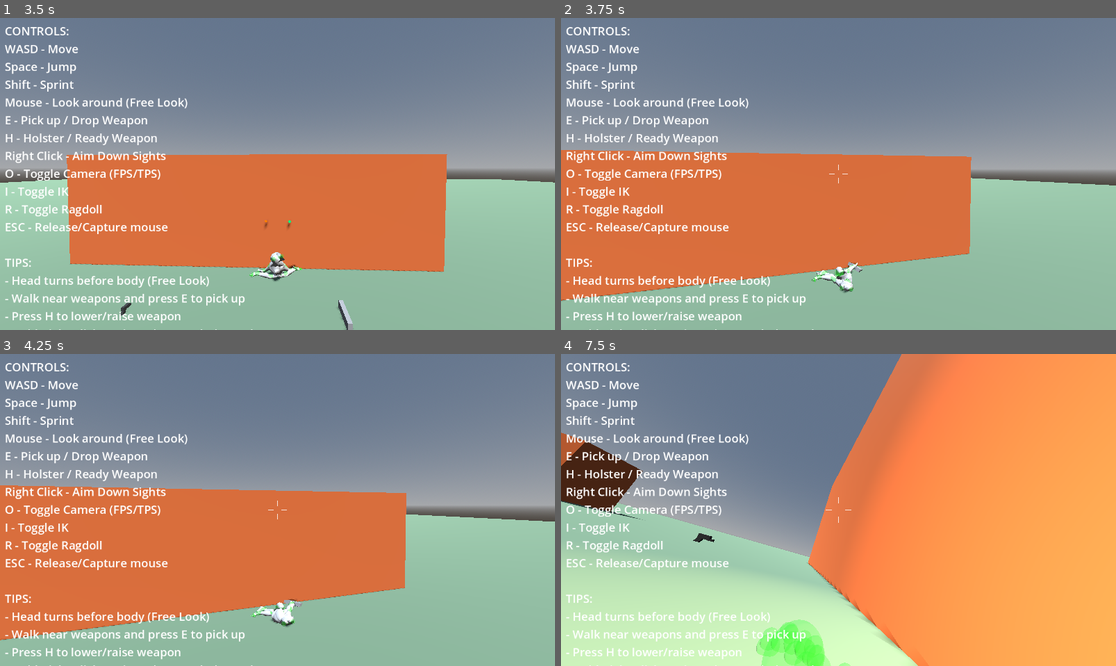
Above: before the commit, frames 1-4 (two rows, left to right).
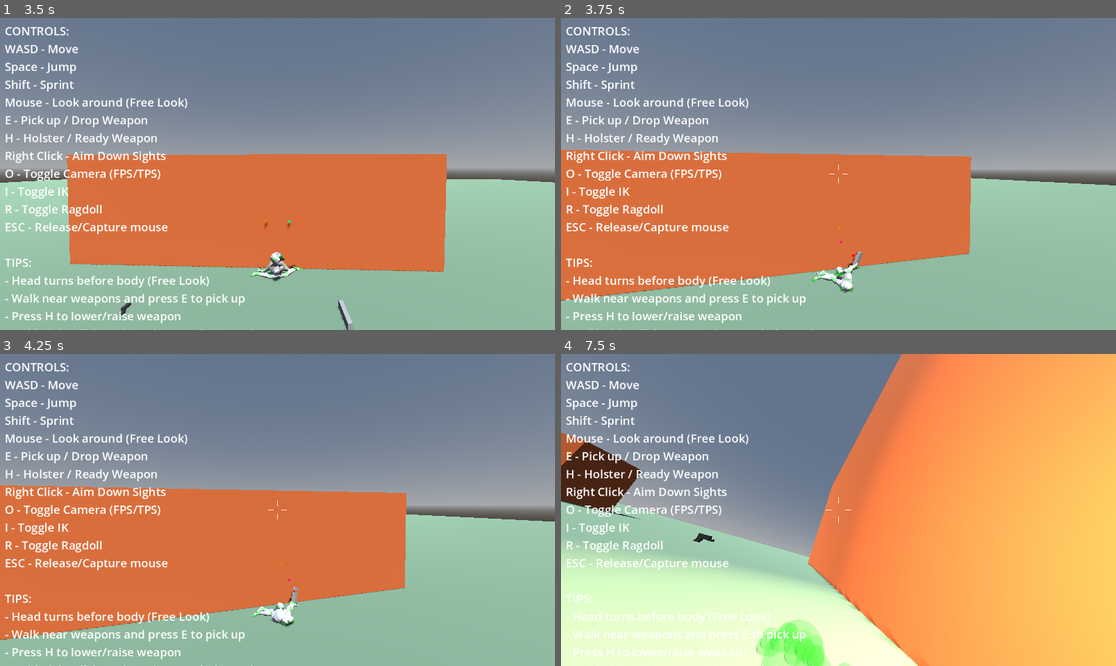
Above: after the commit, the same moments.

Repository: lmf-git/fpsikanimragdoll
Game: Godot game, scene res://world.tscn
Same seed, same stepped clock (60 frames per second), same inputs: the game is played once before the commit and once after it.
Inputs (mouse positions are in pixels of both pictures, inside the frame that each line leads up to):
- Up to frame 1 (3.5 s): tap Enter at 0.5 s; move the mouse to (305, 174) at 0.52 s; hold Shift (sprint) 0.53-1.28 s; hold W (move_forward) from 0.53 s (still down); click (305, 174) at 0.67 s; tap Space (jump) at 0.77, 1.52, 3.02 s; move the mouse to (249, 174) at 1.27 s; tap O (toggle_camera) at 1.35 s; move the mouse to (288, 167) at 2.02 s; hold I (toggle_ik) 2.03-2.78 s; move the mouse to (271, 180) at 2.77 s; tap R (toggle_ragdoll) at 2.85 s; click (271, 180) at 2.92 s
- Up to frame 2 (3.75 s): keep holding W (move_forward); move the mouse to (877, 177) at 3.52 s; tap E at 3.6 s
- Up to frame 3 (4.25 s): keep holding W (move_forward); tap Space (jump) at 3.77 s
- Up to frame 4 (7.5 s): move the mouse to (794, 506) at 4.27 s; tap Ctrl at 4.35 s; tap Space (jump) at 4.52, 6.02, 6.77 s; move the mouse to (844, 510) at 5.02 s; tap H at 5.1 s; click (844, 510) at 5.17 s; move the mouse to (816, 503) at 5.77 s; release W (move_forward) at 5.78 s; hold D (move_right) 5.78-6.53 s; tap Shift (sprint) at 5.85 s; move the mouse to (866, 510) at 6.52 s; hold O (toggle_camera) 6.53-7.28 s; hold W (move_forward) from 6.53 s (still down); move the mouse to (810, 510) at 7.27 s; tap I (toggle_ik) at 7.35 s; click (810, 510) at 7.42 s

Frame 1 is identical in both runs. In frame 2, less than 0.1% of the frame differs, in the area x 49-55%, y 66-82%; in frame 3, less than 0.1%; in frame 4, 22%, in the area x 0-100%, y 9-100%.

Commit message:
Add pistol two-handed grip when ADS and fix weapon rotation
- Enable left arm IK when aiming down sights with pistols
  * Two-handed grip when weapon_state == AIMING
  * Single-handed grip when weapon_state == READY
  * Left arm IK: rifles always, pistols only when aiming

- Add left hand position for pistol support grip when ADS
  * Position left hand below and forward of right hand
  * Support grip wraps under trigger guard
  * Smooth transitions using ik_transition_speed

- Fix weapon pointing to the right instead of forward
  * Remove -90 degree Y rotation in _update_weapon_to_hand()
  * Weapon now uses identity basis (points along hand bone forward axis)
  * Fixes both pistol and rifle pointing in wrong direction

Diff:
--- a/character_controller.gd
+++ b/character_controller.gd
@@ -2187,33 +2187,47 @@
 		# Hand rotation removed - weapon orientation controlled by _update_weapon_to_hand()
 		# IK only controls hand position, not rotation
 
-	# Update left hand IK target ONLY for two-handed weapons (rifles)
-	# Pistols don't use left hand IK - left arm IK is completely disabled for pistols
+	# Update left hand IK target for two-handed weapons (rifles) and pistols when aiming
 	var left_hand_target = ik_targets_node.get_node_or_null("LeftHandTarget")
-	if left_hand_target and equipped_weapon.is_two_handed:
-		# Two-handed weapon (rifle/assault rifle): Position left hand for foregrip
-		# Left hand should be higher and further forward than right hand
-		if equipped_weapon.secondary_grip:
-			# If weapon has a secondary grip node, use it as base
-			var target_pos = equipped_weapon.secondary_grip.global_position
-			left_hand_target.global_position = left_hand_target.global_position.lerp(target_pos, ik_transition_speed * delta)
-		else:
-			# No secondary grip - calculate position relative to right hand
-			# Position left hand forward and slightly up from right hand
-			# Use full camera basis so left hand follows aim direction
+	if left_hand_target:
+		if equipped_weapon.is_two_handed:
+			# Two-handed weapon (rifle/assault rifle): Position left hand for foregrip
+			# Left hand should be higher and further forward than right hand
+			if equipped_weapon.secondary_grip:
+				# If weapon has a secondary grip node, use it as base
+				var target_pos = equipped_weapon.secondary_grip.global_position
+				left_hand_target.global_position = left_hand_target.global_position.lerp(target_pos, ik_transition_speed * delta)
+			else:
+				# No secondary grip - calculate position relative to right hand
+				# Position left hand forward and slightly up from right hand
+				# Use full camera basis so left hand follows aim direction
+				var camera_basis = active_camera.global_transform.basis
+
+				# Start from right hand target position
+				var right_hand_pos: Vector3 = right_hand_target.global_position if right_hand_target else global_position
+
+				# Offset for assault rifle foregrip:
+				# - Forward (along weapon barrel): 0.35m in front of right hand
+				# - Up: 0.05m higher than right hand
+				# - No left/right offset (centerline)
+				var foregrip_offset = Vector3(0.0, 0.05, -0.35)  # Higher and forward
+
+				# Apply camera-relative offset so left hand follows aim
+				var left_hand_pos = right_hand_pos + camera_basis * foregrip_offset
+				left_hand_target.global_position = left_hand_target.global_position.lerp(left_hand_pos, ik_transition_speed * delta)
+		elif weapon_state == WeaponState.AIMING:
+			# Pistol when aiming: Two-handed support grip
+			# Left hand supports from below right hand
 			var camera_basis = active_camera.global_transform.basis
-
-			# Start from right hand target position
 			var right_hand_pos: Vector3 = right_hand_target.global_position if right_hand_target else global_position
 
-			# Offset for assault rifle foregrip:
-			# - Forward (along weapon barrel): 0.35m in front of right hand
-			# - Up: 0.05m higher than right hand
-			# - No left/right offset (centerline)
-			var foregrip_offset = Vector3(0.0, 0.05, -0.35)  # Higher and forward
-
-			# Apply camera-relative offset so left hand follows aim
-			var left_hand_pos = right_hand_pos + camera_basis * foregrip_offset
+			# Offset for pistol support grip:
+			# - Down: 0.08m below right hand
+			# - Forward: 0.05m forward to wrap under trigger guard
+			# - Right: 0.03m to the right (crosses under) to create elbow bend
+			var support_grip_offset = Vector3(0.03, -0.08, -0.05)  # Right, down, forward
+
+			var left_hand_pos = right_hand_pos + camera_basis * support_grip_offset
 			left_hand_target.global_position = left_hand_target.global_position.lerp(left_hand_pos, ik_transition_speed * delta)
 
 		# Hand rotation removed - weapon orientation controlled by _update_weapon_to_hand()
@@ -2314,11 +2328,9 @@
 	# The weapon is parented to hand bone via BoneAttachment3D
 	# We need to rotate it so it points forward when hand is in pistol grip pose
 
-	# Rotate weapon so barrel points forward when hand is in grip orientation
-	# Hand is rotated for pistol grip, so weapon needs counter-rotation
-	# Rotate -90° around local Y axis to make weapon point forward
-	var weapon_rotation = Basis()
-	weapon_rotation = weapon_rotation.rotated(Vector3.UP, deg_to_rad(-90))
+	# Weapon orientation controlled by hand bone orientation
+	# No additional rotation needed - weapon points in direction of hand bone's forward axis
+	var weapon_rotation = Basis.IDENTITY
 	equipped_weapon.transform.basis = weapon_rotation
 
 	# Set local position so grip aligns with hand bone origin (if grip point exists)
@@ -2354,8 +2366,8 @@
 		# Arm IK depends on weapon equipped state
 		if equipped_weapon and weapon_state != WeaponState.SHEATHED:
 			# Weapon equipped and not sheathed - use right arm IK for holding weapon
-			# Left arm IK: only for two-handed weapons, disabled completely for pistols
-			var use_left_arm = equipped_weapon.is_two_handed
+			# Left arm IK: two-handed weapons always, pistols only when aiming
+			var use_left_arm = equipped_weapon.is_two_handed or weapon_state == WeaponState.AIMING
 			_start_arm_ik(true, use_left_arm)
 		else:
 			# No weapon or weapon sheathed - stop all arm IK (let arms rest naturally)
@@ -2364,8 +2376,8 @@
 		# IK disabled - but keep arm IK active if weapon equipped
 		if equipped_weapon and weapon_state != WeaponState.SHEATHED:
 			# Keep right arm IK active to hold weapon (not when sheathed)
-			# Left arm IK: only for two-handed weapons, disabled completely for pistols
-			var use_left_arm = equipped_weapon.is_two_handed
+			# Left arm IK: two-handed weapons always, pistols only when aiming
+			var use_left_arm = equipped_weapon.is_two_handed or weapon_state == WeaponState.AIMING
 			_start_arm_ik(true, use_left_arm)
 			_stop_foot_ik()
 		else:
